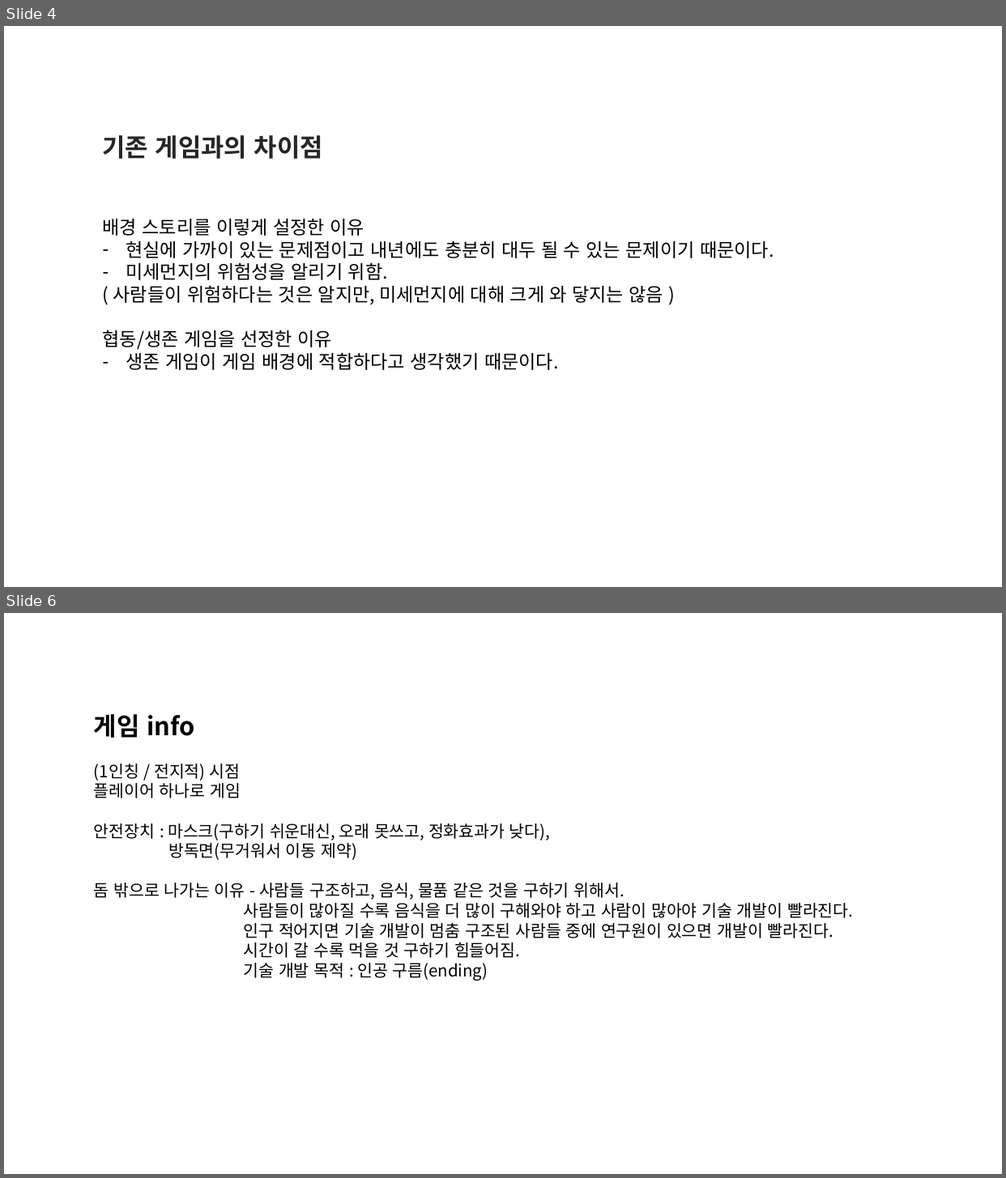
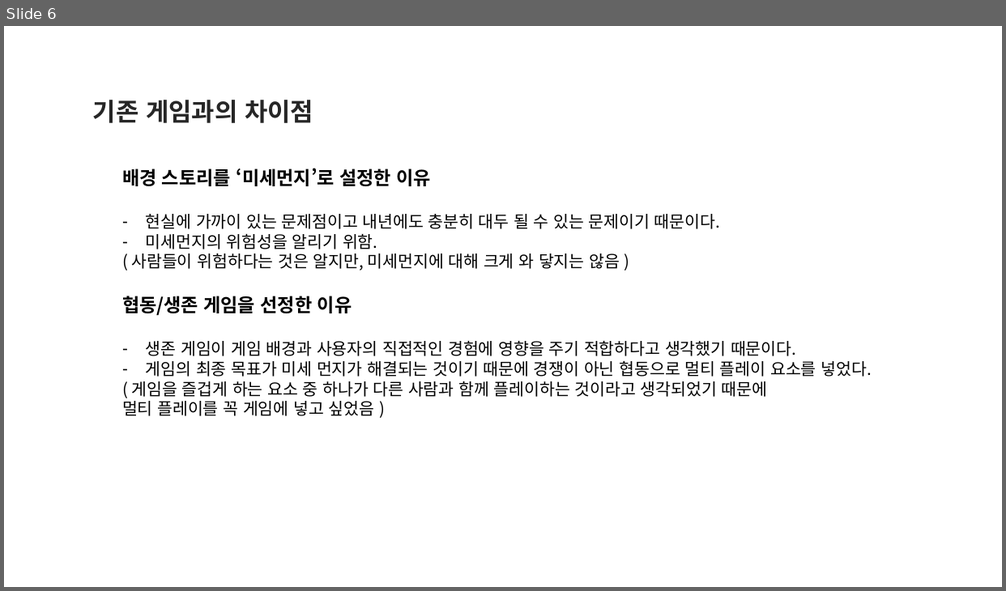
Before and after one commit to goldsun119/Graduation-Project, a slide deck: Document/1122 기획발표자료_01.pptx. Shown one above the other, each under a label of ours: slides 4 and 6 before the commit, slide 6 after it; the slides between them are not shown. The pictures are 1006x1178 and 1006x591 pixels, drawn with LibreOffice and Linux fonts; fonts in the diff are those of the drawing. Boxes give left, top, right and bottom in pixels: in the first picture for what was removed or moved away, otherwise in the second. Text is boxed around its words. In the diff, an @@ line names an element or a change of style, - is before the commit and + after.

Commit message:
Update 1122 기획발표자료_01.pptx
1. 이전에 작성한 내용을 통일성 있게 재정렬 및 배열
- 공통적인 부분을 묶고 중복된 내용 제거

```diff
--- a/Document/1122 기획발표자료_01.pptx
+++ b/Document/1122 기획발표자료_01.pptx
@@ slide 6 removed at bbox=[4, 613, 1002, 1174], background #FFFFFF @@
@@ text removed at bbox=[94, 714, 853, 981] @@
-게임 info
-(1인칭 / 전지적) 시점
-플레이어 하나로 게임
-안전장치 : 마스크(구하기 쉬운대신, 오래 못쓰고, 정화효과가 낮다),
-방독면(무거워서 이동 제약)
-돔 밖으로 나가는 이유 - 사람들 구조하고, 음식, 물품 같은 것을 구하기 위해서.
-사람들이 많아질 수록 음식을 더 많이 구해와야 하고 사람이 많아야 기술 개발이 빨라진다.
-인구 적어지면 기술 개발이 멈춤 구조된 사람들 중에 연구원이 있으면 개발이 빨라진다.
-시간이 갈 수록 먹을 것 구하기 힘들어짐.
-기술 개발 목적 : 인공 구름(ending)
@@ what was slide 4 is now slide 6 @@
@@ slide 6 changed as well @@
@@ text "기존 게임과의 차이점": place and size @@
-text "기존 게임과의 차이점" at bbox=[103, 135, 323, 159]
+text "기존 게임과의 차이점" at bbox=[93, 100, 313, 123]
@@ text "배경 스토리를 ‘미세먼지’로 설정한 이유": place and size @@
-text "배경 스토리를 ‘미세먼지’로 설정한 이유" at bbox=[103, 219, 774, 370]
+text "배경 스토리를 ‘미세먼지’로 설정한 이유" at bbox=[122, 168, 872, 416]
@@ text at bbox=[122, 168, 431, 186]: text changed; bold on @@
-배경 스토리를 이렇게 설정한 이유
+배경 스토리를 ‘미세먼지’로 설정한 이유
@@ text at bbox=[122, 214, 720, 316]: size 18 to 16 pt in "현실에 가까이 있는 문제점이고 내년에도 충분히 대두 ...", "미세먼지의 위험성을 알리기 위함.", "( 사람들이 위험하다는 것은 알지만, 미세먼지에 대해 ..."; bold on in "협동/생존 게임을 선정한 이유" @@
@@ text at bbox=[122, 341, 872, 416]: text changed; size 18 to 16 pt @@
-– 생존 게임이 게임 배경에 적합하다고 생각했기 때문이다.
+– 생존 게임이 게임 배경과 사용자의 직접적인 경험에 영향을 주기 적합하다고 생각했기 때문이다.
+– 게임의 최종 목표가 미세 먼지가 해결되는 것이기 때문에 경쟁이 아닌 협동으로 멀티 플레이 요소를 넣었다.
+( 게임을 즐겁게 하는 요소 중 하나가 다른 사람과 함께 플레이하는 것이라고 생각되었기 때문에
+멀티 플레이를 꼭 게임에 넣고 싶었음 )
```
Also in this commit, not shown: 5 other slides changed.
